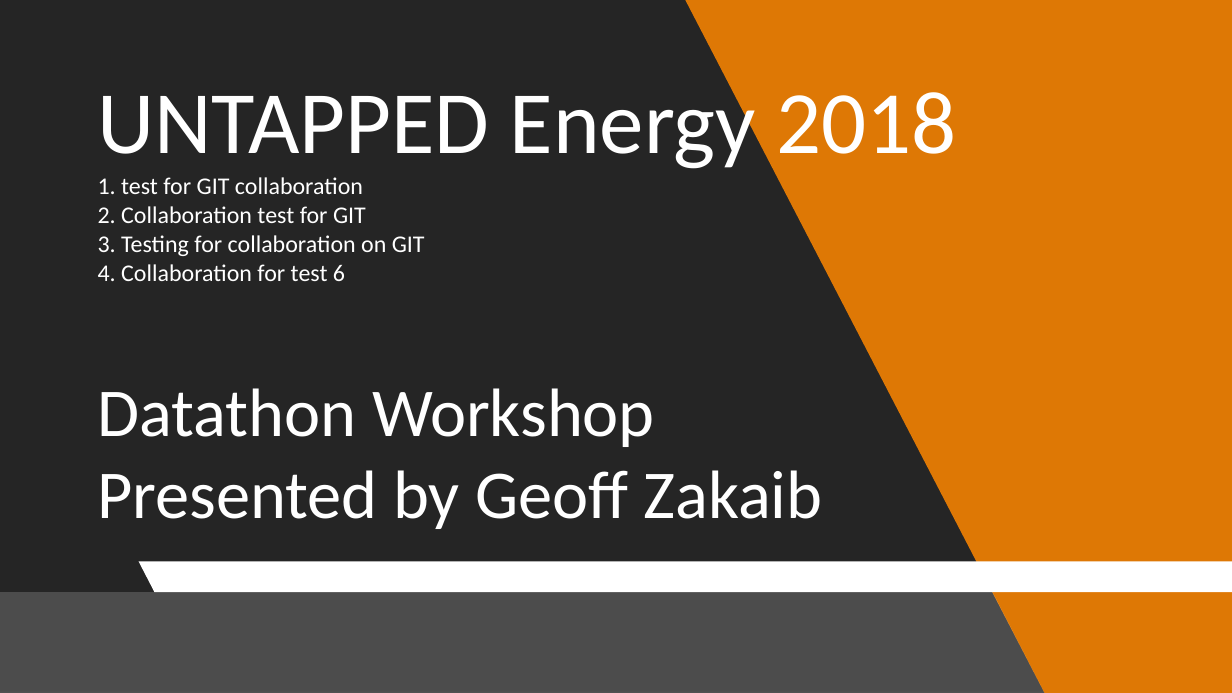
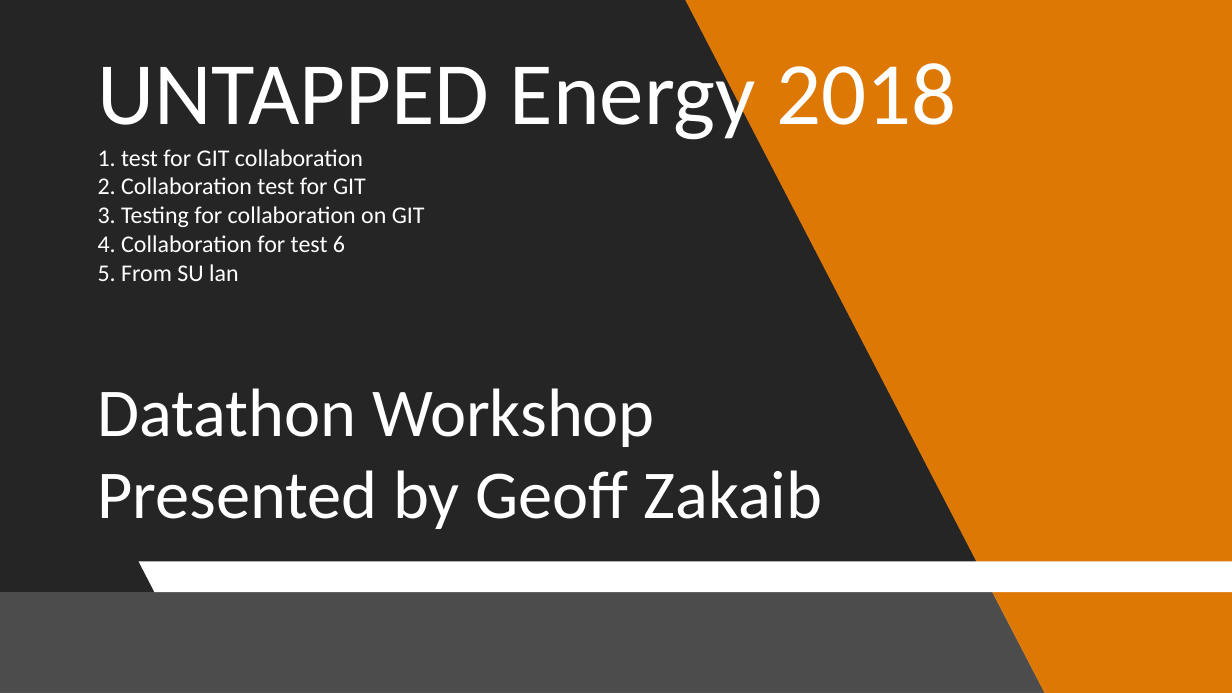
Before and after one commit to untapped-energy/data, a slide deck: slide 1 of contributed-data/1_aging_infrastructure/DO NOT USE - test files/Untapped 2018_Datathon Workshop_video.pptx. Drawn at 1232x693 pixels with LibreOffice and Linux fonts; fonts in the diff are those of the drawing; background and template pictures are left out; a plain dark background stands for a picture behind light text. Boxes give left, top, right and bottom in pixels: in the first picture for what was removed or moved away, otherwise in the second. Text is boxed around its words. In the diff, an @@ line names an element or a change of style, - is before the commit and + after.

Commit message:
test 7
test 7 - scenario 5 from SU LAN

```diff
--- a/contributed-data/1_aging_infrastructure/DO NOT USE - test files/Untapped 2018_Datathon Workshop_video.pptx
+++ b/contributed-data/1_aging_infrastructure/DO NOT USE - test files/Untapped 2018_Datathon Workshop_video.pptx
@@ text at (x1=98, y1=235, x2=655, y2=447): text changed @@
-4. Collaboration for test 6
-Datathon Workshop
+4. Collaboration for test 6
+5. From SU lan
+Datathon Workshop
```
